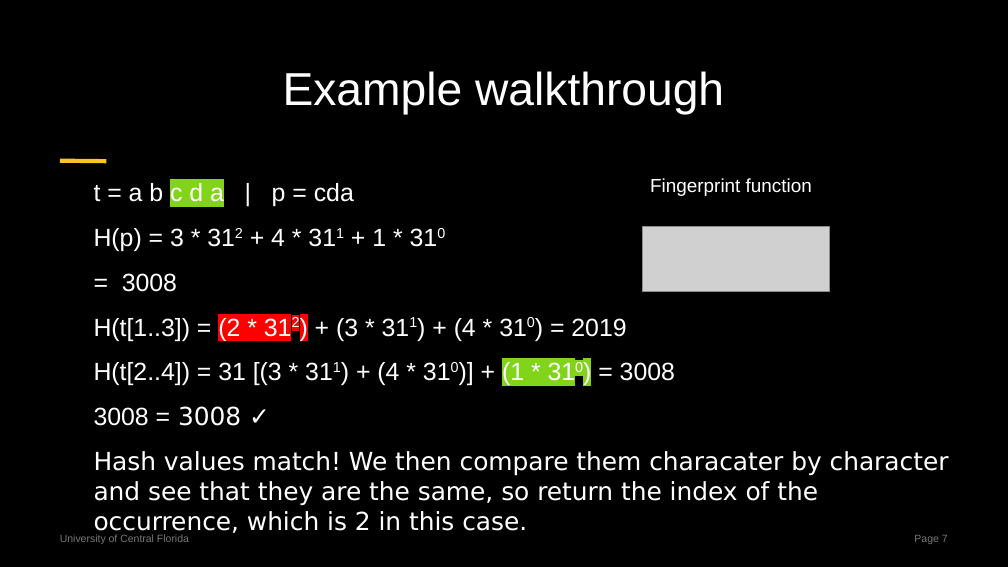
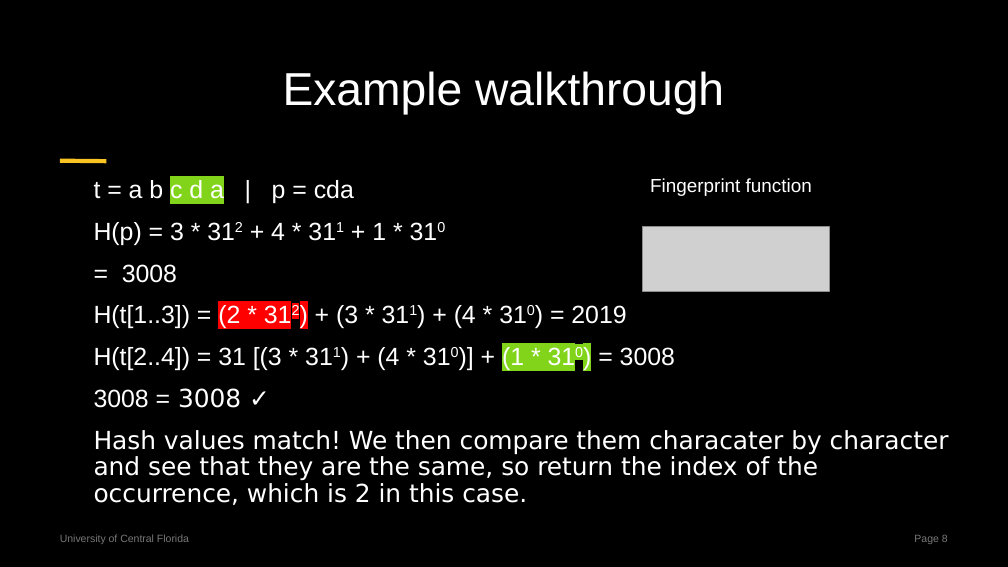
Before and after one commit to centuryhopper/Fall2022CourseContents, a slide deck: slide 8 of CAP6515/paper_presentation_files/rabin-karp-presentation.pptx (slide 7 before the commit). Drawn at 1008x567 pixels with LibreOffice and Linux fonts; fonts in the diff are those of the drawing; grey boxes stand for pictures. Boxes give left, top, right and bottom in pixels: in the first picture for what was removed or moved away, otherwise in the second. Text is boxed around its words. In the diff, an @@ line names an element or a change of style, - is before the commit and + after.

```diff
--- a/CAP6515/paper_presentation_files/rabin-karp-presentation.pptx
+++ b/CAP6515/paper_presentation_files/rabin-karp-presentation.pptx
@@ text "t = a b c ..." at (94,180,949,505): line spacing 1 to 0.9 @@
@@ page number at (914,535,948,544): text changed @@
-Page 7
+Page 8
```
Also in this commit, not shown: 6 other slides changed.
